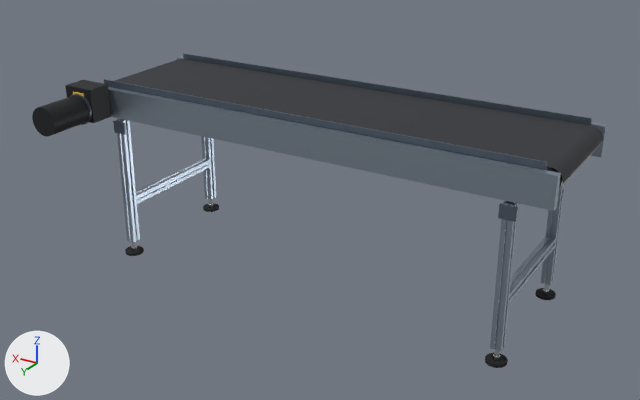
The glTF model assets/models/egr-line-v3/belt_conveyor_2m.glb: old version first, new version second.
One viewpoint serves both versions: a 50 mm camera at (-1.69, 2.91, 1.78) aimed at (-0.03, 0.14, 0.4). The lights are fixed; the arrows at lower left show +X, +Y and +Z. The older version comes first. Where no turn or scale is listed for an object, it has been applied to the vertices. Vertices at exactly the same position are counted once.

In view in the first picture: 'Belt_belt_pvc', 'Conveyor_Frame_alu_anodised', 'Conveyor_Frame_alu_dark', 'Conveyor_Frame_rubber', 'Conveyor_Frame_steel_bright', 'Drive_Motor_alu_dark', 'Drive_Motor_black_paint'.
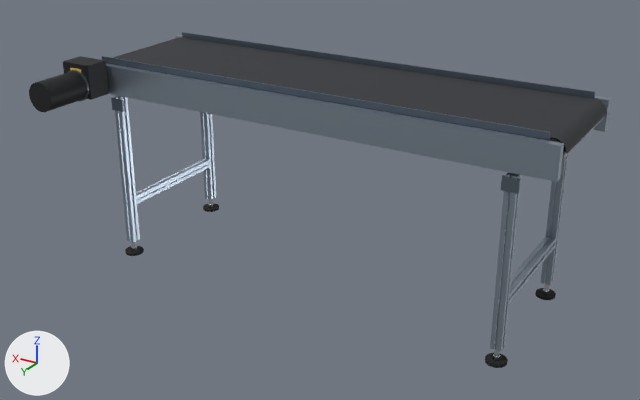
What differs and where, as boxes (x1, y1, x2, y2) in the pictures (640 x 400 px; the box of a moved part takes in the faces that stretch with it):
'Conveyor_Frame_alu_anodised', reshaped (7% taller)
    before: (108, 56, 607, 351)
    after: (106, 35, 611, 351)
'Belt_belt_pvc', moved
    before: (115, 59, 603, 183)
    after: (113, 37, 607, 154)
'Conveyor_Frame_alu_dark', moved
    before: (104, 53, 592, 222)
    after: (102, 32, 595, 194)
'Drive_Motor_black_paint', moved
    before: (32, 80, 111, 137)
    after: (29, 56, 109, 112)
'Conveyor_Frame_steel_bright', rescaled (12% taller)
    before: (131, 142, 602, 360)
    after: (131, 116, 605, 360)
'Drive_Motor_alu_dark', moved
    before: (71, 94, 92, 125)
    after: (67, 70, 89, 101)
part 1 of me_mesh_0, moved or reshaped
    before: (108, 87, 561, 211)
    after: (106, 63, 564, 182)
part 2 of me_mesh_0, moved or reshaped
    before: (177, 56, 607, 157)
    after: (175, 35, 611, 132)
part 3 of me_mesh_0, moved or reshaped
    before: (490, 201, 518, 351)
    after: (490, 172, 521, 351)
part 4 of me_mesh_0, moved or reshaped
    before: (541, 184, 565, 285)
    after: (541, 156, 568, 285)
part 5 of me_mesh_0, moved or reshaped
    before: (116, 119, 140, 242)
    after: (114, 96, 140, 242)
part 6 of me_mesh_0, moved or reshaped
    before: (201, 136, 216, 200)
    after: (200, 112, 216, 200)
part 8 of me_mesh_2, moved or reshaped (mostly hidden)
    before: (546, 142, 602, 189)
    after: (549, 116, 605, 161)

What changed in the scene script:
```text
Change me_mesh_0:
    used by ob_conveyor_frame_alu_anodised; location = (0.0, 0.0, 0.0)
    remove me_mesh_0.from_pydata(...)  # 256 vertices, 480 faces; spans x -1.0..1.0, y -0.3..0.3, z 0.06..0.75
    add me_mesh_0.from_pydata(...)  # 256 vertices, 480 faces; spans x -1.0..1.0, y -0.3..0.3, z 0.06..0.85
    me_mesh_0 part 1: the loose piece of 8 vertices spanning x -1.0..1.0, y 0.27..0.3, z 0.63..0.75 is moved by (0.0, 0.0, 0.1)
    me_mesh_0 part 2: the loose piece of 8 vertices spanning x -1.0..1.0, y -0.3..-0.27, z 0.63..0.75 is moved by (0.0, 0.0, 0.1)
    me_mesh_0 part 3: all 20 vertices in x -0.87..-0.83, y 0.26..0.3, z 0.62 are moved by (0.0, 0.0, 0.1)
    me_mesh_0 part 4: all 20 vertices in x -0.87..-0.83, y -0.3..-0.26, z 0.62 are moved by (0.0, 0.0, 0.1)
    me_mesh_0 part 5: all 20 vertices in x 0.83..0.87, y 0.26..0.3, z 0.62 are moved by (0.0, 0.0, 0.1)
    me_mesh_0 part 6: all 20 vertices in x 0.83..0.87, y -0.3..-0.26, z 0.62 are moved by (0.0, 0.0, 0.1)
Change me_mesh_1:
    used by ob_conveyor_frame_alu_dark; location = (0.0, 0.0, 0.0)
    remove me_mesh_1.from_pydata(...)  # 56 vertices, 84 faces; spans x -0.95..0.95, y -0.3..0.3, z 0.56..0.77
    add me_mesh_1.from_pydata(...)  # 56 vertices, 84 faces; spans x -0.95..0.95, y -0.3..0.3, z 0.67..0.88
    me_mesh_1 part 7: the whole mesh is moved by (0.0, 0.0, 0.1)
Change me_mesh_2:
    used by ob_conveyor_frame_steel_bright; location = (0.0, 0.0, 0.0)
    remove me_mesh_2.from_pydata(...)  # 228 vertices, 416 faces; spans x -1.0..1.0, y -0.29..0.29, z 0.01..0.75
    add me_mesh_2.from_pydata(...)  # 228 vertices, 416 faces; spans x -1.0..1.0, y -0.29..0.29, z 0.01..0.85
    me_mesh_2 part 8: the whole mesh is scaled about its middle by (1, 1, 1.15), then moved by (0.0, 0.0, 0.05)
Change me_mesh_4:
    used by ob_belt_belt_pvc; location = (0.0, 0.0, 0.0)
    remove me_mesh_4.from_pydata(...)  # 112 vertices, 120 faces; spans x -1.0..1.0, y -0.25..0.25, z 0.66..0.75
    add me_mesh_4.from_pydata(...)  # 112 vertices, 120 faces; spans x -1.0..1.0, y -0.25..0.25, z 0.76..0.85
    me_mesh_4 part 9: the whole mesh is moved by (0.0, 0.0, 0.1)
Change ob_drive_motor_black_paint:
    ob_drive_motor_black_paint.location: (0.955, 0.3, 0.705) -> (0.955, 0.3, 0.805)
Change ob_drive_motor_alu_dark:
    ob_drive_motor_alu_dark.location: (0.955, 0.3, 0.705) -> (0.955, 0.3, 0.805)
```
